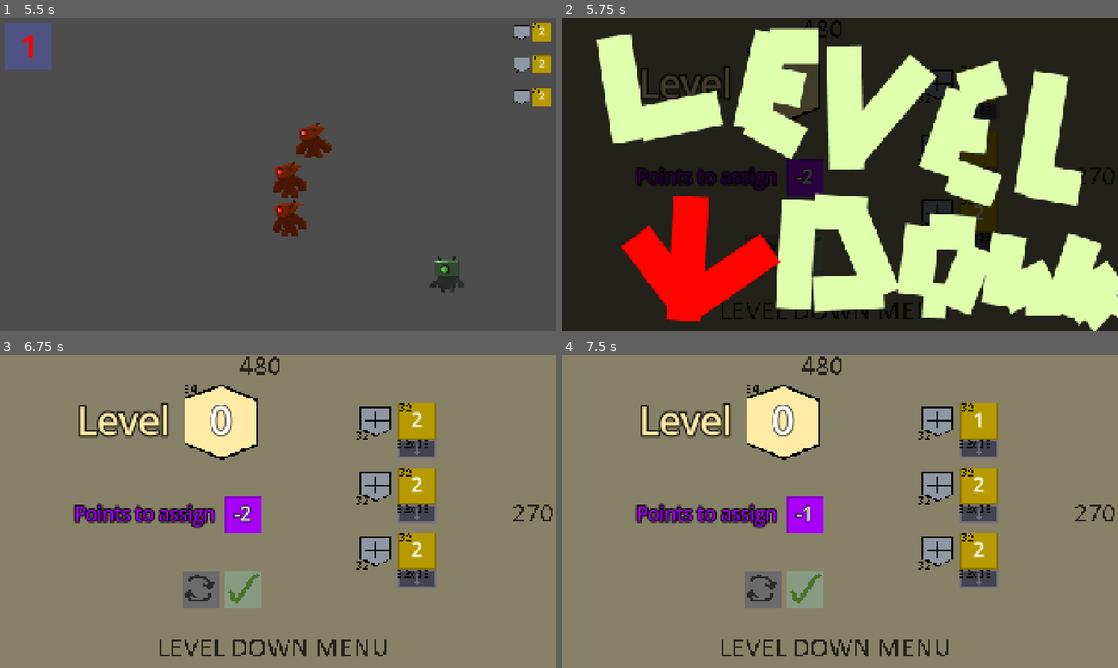
Above: before the commit, frames 1-4 (two rows, left to right).
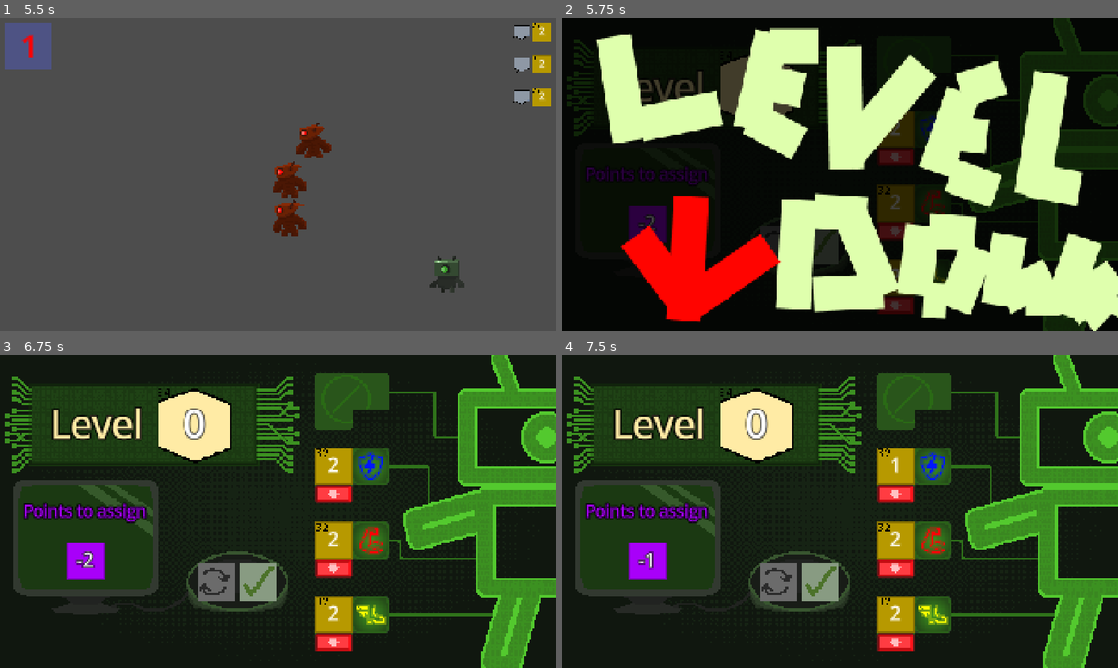
Above: after the commit, the same moments.

Repository: Paul-Sml/GameJam-gmtk2026
Game: Godot game, scene res://game_scene.tscn
Same seed, same stepped clock (60 frames per second), same inputs: the game is played once before the commit and once after it.
Inputs (mouse positions are in pixels of both pictures, inside the frame that each line leads up to; where the layout moved, square brackets give the same spot in the first picture):
- Up to frame 1 (5.5 s): tap Enter at 0.5 s; move the mouse to (400, 158) at 0.52 s; hold Right (right) 0.53-1.28 s; click (400, 158) at 0.6 s; move the mouse to (166, 190) at 1.27 s; hold Down (down) 1.28-2.03 s; click (166, 190) at 1.35 s; move the mouse to (333, 105) at 2.02 s; hold Right (right) 2.03-2.78 s; click (333, 105) at 2.1 s; move the mouse to (250, 237) at 2.77 s; hold Up (up) 2.78-3.53 s; click (250, 237) at 2.85 s; move the mouse to (444, 221) at 3.52 s; hold Left (left) 3.53-5.03 s; click (444, 221) at 3.6 s; move the mouse to (111, 127) at 4.27 s; click (111, 127) at 4.35 s; move the mouse to (305, 174) at 5.02 s; hold Down (down) from 5.03 s (still down); click (305, 174) at 5.1 s
- Up to frame 2 (5.75 s): keep holding Down (down)
- Up to frame 3 (6.75 s): release Down (down) at 5.75 s; click (216, 580) [200, 589] at 5.75 s; click (255, 580) [244, 589] at 6.5 s
- Up to frame 4 (7.5 s): click (895, 492) [979, 448] at 7.25 s

Frame 1 is identical in both runs. In frame 2, 46% of the frame differs, in the area x 0-100%, y 0-100%; in frame 3, 97%; in frame 4, 97%.

Commit message:
sprites integration

Diff:
--- a/Entities/Player/Player.tscn
+++ b/Entities/Player/Player.tscn
@@ -3,6 +3,7 @@
 [ext_resource type="Script" uid="uid://dhk5324fslcmn" path="res://Entities/Player/player.gd" id="1_q3lat"]
 [ext_resource type="Texture2D" uid="uid://cu4exy0acmipj" path="res://Assets/Characters/Bell0w.png" id="2_1des2"]
 [ext_resource type="Script" uid="uid://cen50wtf211c1" path="res://Entities/hurtbox.gd" id="2_vweq0"]
+[ext_resource type="Texture2D" uid="uid://c8d11uwxjow8t" path="res://Assets/Characters/Anvil.png" id="3_an6q6"]
 [ext_resource type="Script" uid="uid://bdptp85u1de4u" path="res://Entities/hitbox.gd" id="4_1des2"]
 
 [sub_resource type="RectangleShape2D" id="RectangleShape2D_h8c8n"]
@@ -19,6 +20,12 @@
 [node name="Sprite2D" type="Sprite2D" parent="." unique_id=1791162566]
 scale = Vector2(4, 4)
 texture = ExtResource("2_1des2")
+
+[node name="Sprite2D2" type="Sprite2D" parent="Sprite2D" unique_id=120113431]
+unique_name_in_owner = true
+visible = false
+position = Vector2(25.5, -4)
+texture = ExtResource("3_an6q6")
 
 [node name="CollisionShape2D" type="CollisionShape2D" parent="." unique_id=377639271]
 shape = SubResource("RectangleShape2D_h8c8n")
--- a/Entities/Player/player.gd
+++ b/Entities/Player/player.gd
@@ -33,6 +33,11 @@
 			velocity *= PlayerStats.resource.speed
 	if velocity.x != 0:
 		sprite.flip_h = velocity.x < 0
+		%Sprite2D2.flip_h = velocity.x < 0
+		if velocity.x < 0:
+			%Sprite2D2.position.x = abs(%Sprite2D2.position.x) * -1
+		else:
+			%Sprite2D2.position.x = abs(%Sprite2D2.position.x)
 	move_and_slide()
 
 func attacking() -> void:
--- a/UI/level_down_menu.tscn
+++ b/UI/level_down_menu.tscn
@@ -1,15 +1,18 @@
 [gd_scene format=3 uid="uid://cqk7qvvfkqgfr"]
 
 [ext_resource type="Script" uid="uid://cjwhw5jj5h5uh" path="res://UI/level_down_menu.gd" id="1_2k3c1"]
-[ext_resource type="Texture2D" uid="uid://b1s7p1r304qwh" path="res://Assets/LevelDownMenu/background.png" id="1_v7bdp"]
 [ext_resource type="Texture2D" uid="uid://cfjukk86i2sek" path="res://Assets/LevelDownMenu/leveldown_screen.png" id="2_2k3c1"]
 [ext_resource type="Texture2D" uid="uid://b0j7i1le4irrj" path="res://Assets/LevelDownMenu/level.png" id="2_dwoxl"]
+[ext_resource type="Texture2D" uid="uid://sf23pc5djbh3" path="res://Assets/LevelDownMenu/DowngradeBlankMenu.png" id="2_rg21y"]
 [ext_resource type="Texture2D" uid="uid://bym645d1o5gup" path="res://Assets/LevelDownMenu/remaining_points.png" id="3_05s83"]
 [ext_resource type="Texture2D" uid="uid://b1yysssaxylsf" path="res://Assets/LevelDownMenu/stat_holder.png" id="6_ehsoa"]
-[ext_resource type="Texture2D" uid="uid://dtchdch4nigm1" path="res://Assets/LevelDownMenu/stat_button.png" id="7_rg21y"]
-[ext_resource type="Texture2D" uid="uid://dltodj6c2ycd1" path="res://Assets/LevelDownMenu/stat_icon_armor.png" id="8_rr061"]
+[ext_resource type="Texture2D" uid="uid://cdn3hop83k8h4" path="res://Assets/LevelDownMenu/ButtonPos.png" id="9_0r26s"]
 [ext_resource type="Texture2D" uid="uid://ck2ljbjve1qbu" path="res://Assets/LevelDownMenu/reset.png" id="9_kms23"]
 [ext_resource type="Texture2D" uid="uid://b1nwl4w618dtq" path="res://Assets/LevelDownMenu/Validate.png" id="10_d0acn"]
+[ext_resource type="Texture2D" uid="uid://biv2iyx4ebhnh" path="res://Assets/LevelDownMenu/ButtonPosPressed.png" id="10_ehsoa"]
+[ext_resource type="Texture2D" uid="uid://db43y5yw30l58" path="res://Assets/LevelDownMenu/Icon2.png" id="10_rr061"]
+[ext_resource type="Texture2D" uid="uid://bjyyj5wn6ft8s" path="res://Assets/LevelDownMenu/Icon1.png" id="11_kms23"]
+[ext_resource type="Texture2D" uid="uid://d4e7qup837qpe" path="res://Assets/LevelDownMenu/Icon3.png" id="12_d0acn"]
 
 [node name="LevelDownMenu" type="Control" unique_id=2091781716]
 layout_mode = 3
@@ -36,7 +39,7 @@
 anchor_bottom = 1.0
 grow_horizontal = 2
 grow_vertical = 2
-texture = ExtResource("1_v7bdp")
+texture = ExtResource("2_rg21y")
 
 [node name="MarginContainer" type="MarginContainer" parent="Menuing" unique_id=1376255613]
 layout_mode = 1
@@ -47,133 +50,125 @@
 grow_vertical = 2
 theme_override_constants/margin_top = 16
 
-[node name="VBoxContainer" type="VBoxContainer" parent="Menuing" unique_id=1852372999]
+[node name="Level" type="HBoxContainer" parent="Menuing" unique_id=1221490192]
+layout_mode = 0
+offset_left = 43.0
+offset_top = 29.0
+offset_right = 200.0
+offset_bottom = 93.0
+size_flags_horizontal = 4
+
+[node name="Level" type="Label" parent="Menuing/Level" unique_id=2053648574]
+layout_mode = 2
+size_flags_horizontal = 4
+theme_override_colors/font_color = Color(1, 0.92156863, 0.64705884, 1)
+theme_override_colors/font_outline_color = Color(0, 0, 0, 1)
+theme_override_constants/outline_size = 8
+theme_override_font_sizes/font_size = 32
+text = "Level "
+horizontal_alignment = 1
+vertical_alignment = 1
+
+[node name="TextureRect3" type="TextureRect" parent="Menuing/Level" unique_id=1706245476]
+layout_mode = 2
+size_flags_horizontal = 4
+size_flags_vertical = 4
+texture = ExtResource("2_dwoxl")
+
+[node name="LevelLabel" type="Label" parent="Menuing/Level/TextureRect3" unique_id=1428058069]
+unique_name_in_owner = true
+layout_mode = 1
+anchors_preset = 15
+anchor_right = 1.0
+anchor_bottom = 1.0
+grow_horizontal = 2
+grow_vertical = 2
+theme_override_colors/font_color = Color(1, 1, 1, 1)
+theme_override_colors/font_outline_color = Color(0, 0, 0, 1)
+theme_override_constants/outline_size = 6
+theme_override_font_sizes/font_size = 32
+text = "1"
+horizontal_alignment = 1
+vertical_alignment = 1
+
+[node name="ptaText" type="Label" parent="Menuing" unique_id=1544767370]
+layout_mode = 0
+offset_left = 20.0
+offset_top = 125.25
+offset_right = 130.0
+offset_bottom = 144.79167
+size_flags_horizontal = 4
+theme_override_colors/font_color = Color(0.65882355, 0, 0.9764706, 1)
+theme_override_colors/font_outline_color = Color(0, 0, 0, 1)
+theme_override_constants/outline_size = 8
+theme_override_font_sizes/font_size = 14
+text = "Points to assign "
+horizontal_alignment = 1
+vertical_alignment = 1
+
+[node name="pta" type="TextureRect" parent="Menuing" unique_id=969870086]
+unique_name_in_owner = true
+layout_mode = 0
+offset_left = 58.0
+offset_top = 161.5
+offset_right = 90.0
+offset_bottom = 193.5
+size_flags_horizontal = 4
+size_flags_vertical = 4
+texture = ExtResource("3_05s83")
+
+[node name="PointsLabel" type="Label" parent="Menuing/pta" unique_id=677518283]
+unique_name_in_owner = true
+layout_mode = 1
+anchors_preset = 15
+anchor_right = 1.0
+anchor_bottom = 1.0
+grow_horizontal = 2
+grow_vertical = 2
+theme_override_colors/font_color = Color(1, 1, 1, 1)
+theme_override_colors/font_outline_color = Color(0, 0, 0, 1)
+theme_override_constants/outline_size = 6
+theme_override_font_sizes/font_size = 16
+text = "-2"
+horizontal_alignment = 1
+vertical_alignment = 1
+
+[node name="ConfirmButtons" type="HBoxContainer" parent="Menuing" unique_id=1877258739]
+layout_mode = 0
+offset_left = 170.75
+offset_top = 179.5
+offset_right = 238.75
+offset_bottom = 211.5
+size_flags_horizontal = 8
+
+[node name="Reset" type="TextureButton" parent="Menuing/ConfirmButtons" unique_id=1106164159]
+layout_mode = 2
+texture_normal = ExtResource("9_kms23")
+
+[node name="Validate" type="TextureButton" parent="Menuing/ConfirmButtons" unique_id=33653587]
+layout_mode = 2
+texture_normal = ExtResource("10_d0acn")
+
+[node name="VBoxContainer2" type="VBoxContainer" parent="Menuing" unique_id=147045194]
 layout_mode = 1
 anchors_preset = 8
 anchor_left = 0.5
 anchor_top = 0.5
 anchor_right = 0.5
 anchor_bottom = 0.5
-offset_left = -176.25
-offset_top = -108.75
-offset_right = -14.25
-offset_bottom = 83.25
-grow_horizontal = 2
-grow_vertical = 2
-theme_override_constants/separation = 32
-
-[node name="Level" type="HBoxContainer" parent="Menuing/VBoxContainer" unique_id=1221490192]
-layout_mode = 2
-size_flags_horizontal = 4
-
-[node name="Level" type="Label" parent="Menuing/VBoxContainer/Level" unique_id=2053648574]
-layout_mode = 2
-size_flags_horizontal = 4
-theme_override_colors/font_color = Color(1, 0.92156863, 0.64705884, 1)
-theme_override_colors/font_outline_color = Color(0, 0, 0, 1)
-theme_override_constants/outline_size = 8
-theme_override_font_sizes/font_size = 32
-text = "Level "
-horizontal_alignment = 1
-vertical_alignment = 1
-
-[node name="TextureRect3" type="TextureRect" parent="Menuing/VBoxContainer/Level" unique_id=1706245476]
-layout_mode = 2
-size_flags_horizontal = 4
-size_flags_vertical = 4
-texture = ExtResource("2_dwoxl")
-
-[node name="LevelLabel" type="Label" parent="Menuing/VBoxContainer/Level/TextureRect3" unique_id=1428058069]
-unique_name_in_owner = true
-layout_mode = 1
-anchors_preset = 15
-anchor_right = 1.0
-anchor_bottom = 1.0
-grow_horizontal = 2
-grow_vertical = 2
-theme_override_colors/font_color = Color(1, 1, 1, 1)
-theme_override_colors/font_outline_color = Color(0, 0, 0, 1)
-theme_override_constants/outline_size = 6
-theme_override_font_sizes/font_size = 32
-text = "1"
-horizontal_alignment = 1
-vertical_alignment = 1
-
-[node name="RemainingPoints" type="HBoxContainer" parent="Menuing/VBoxContainer" unique_id=1433910138]
-layout_mode = 2
-size_flags_horizontal = 4
-size_flags_vertical = 4
-
-[node name="Level" type="Label" parent="Menuing/VBoxContainer/RemainingPoints" unique_id=1544767370]
-layout_mode = 2
-size_flags_horizontal = 4
-theme_override_colors/font_color = Color(0.65882355, 0, 0.9764706, 1)
-theme_override_colors/font_outline_color = Color(0, 0, 0, 1)
-theme_override_constants/outline_size = 8
-theme_override_font_sizes/font_size = 16
-text = "Points to assign "
-horizontal_alignment = 1
-vertical_alignment = 1
-
-[node name="TextureRect3" type="TextureRect" parent="Menuing/VBoxContainer/RemainingPoints" unique_id=969870086]
-unique_name_in_owner = true
-layout_mode = 2
-size_flags_horizontal = 4
-size_flags_vertical = 4
-texture = ExtResource("3_05s83")
-
-[node name="PointsLabel" type="Label" parent="Menuing/VBoxContainer/RemainingPoints/TextureRect3" unique_id=677518283]
-unique_name_in_owner = true
-layout_mode = 1
-anchors_preset = 15
-anchor_right = 1.0
-anchor_bottom = 1.0
-grow_horizontal = 2
-grow_vertical = 2
-theme_override_colors/font_color = Color(1, 1, 1, 1)
-theme_override_colors/font_outline_color = Color(0, 0, 0, 1)
-theme_override_constants/outline_size = 6
-theme_override_font_sizes/font_size = 16
-text = "-2"
-horizontal_alignment = 1
-vertical_alignment = 1
-
-[node name="ConfirmButtons" type="HBoxContainer" parent="Menuing/VBoxContainer" unique_id=1877258739]
-layout_mode = 2
-size_flags_horizontal = 8
-
-[node name="Reset" type="TextureButton" parent="Menuing/VBoxContainer/ConfirmButtons" unique_id=1106164159]
-layout_mode = 2
-texture_normal = ExtResource("9_kms23")
-
-[node name="Validate" type="TextureButton" parent="Menuing/VBoxContainer/ConfirmButtons" unique_id=33653587]
-layout_mode = 2
-texture_normal = ExtResource("10_d0acn")
-
-[node name="VBoxContainer2" type="VBoxContainer" parent="Menuing" unique_id=147045194]
-layout_mode = 1
-anchors_preset = 8
-anchor_left = 0.5
-anchor_top = 0.5
-anchor_right = 0.5
-anchor_bottom = 0.5
-offset_left = 67.5
-offset_top = -93.75
-offset_right = 135.5
-offset_bottom = 90.25
-grow_horizontal = 2
-grow_vertical = 2
-theme_override_constants/separation = 8
+offset_left = 29.75
+offset_top = -55.25
+offset_right = 97.75
+offset_bottom = 158.75
+grow_horizontal = 2
+grow_vertical = 2
+theme_override_constants/separation = 16
 
 [node name="Armor" type="HBoxContainer" parent="Menuing/VBoxContainer2" unique_id=2041470644]
 layout_mode = 2
 size_flags_horizontal = 4
 size_flags_vertical = 4
-
-[node name="StatIcon" type="TextureRect" parent="Menuing/VBoxContainer2/Armor" unique_id=2097984527]
-layout_mode = 2
-texture = ExtResource("8_rr061")
-stretch_mode = 2
+theme_override_constants/separation = 0
 
 [node name="TickableCounter" type="VBoxContainer" parent="Menuing/VBoxContainer2/Armor" unique_id=306182148]
 propagate_maximum_size = false
@@ -207,17 +202,19 @@
 layout_mode = 2
 size_flags_horizontal = 4
 size_flags_vertical = 4
-texture_normal = ExtResource("7_rg21y")
+texture_normal = ExtResource("9_0r26s")
+texture_pressed = ExtResource("10_ehsoa")
+
+[node name="StatIcon" type="TextureRect" parent="Menuing/VBoxContainer2/Armor" unique_id=2097984527]
+layout_mode = 2
+texture = ExtResource("10_rr061")
+stretch_mode = 2
 
 [node name="Strength" type="HBoxContainer" parent="Menuing/VBoxContainer2" unique_id=662770086]
 layout_mode = 2
 size_flags_horizontal = 4
 size_flags_vertical = 4
-
-[node name="StatIcon" type="TextureRect" parent="Menuing/VBoxContainer2/Strength" unique_id=921039677]
-layout_mode = 2
-texture = ExtResource("8_rr061")
-stretch_mode = 2
+theme_override_constants/separation = 0
 
 [node name="TickableCounter" type="VBoxContainer" parent="Menuing/VBoxContainer2/Strength" unique_id=917302852]
 propagate_maximum_size = false
@@ -251,17 +248,19 @@
 layout_mode = 2
 size_flags_horizontal = 4
 size_flags_vertical = 4
-texture_normal = ExtResource("7_rg21y")
+texture_normal = ExtResource("9_0r26s")
+texture_pressed = ExtResource("10_ehsoa")
+
+[node name="StatIcon" type="TextureRect" parent="Menuing/VBoxContainer2/Strength" unique_id=921039677]
+layout_mode = 2
+texture = ExtResource("11_kms23")
+stretch_mode = 2
 
 [node name="Speed" type="HBoxContainer" parent="Menuing/VBoxContainer2" unique_id=880940108]
 layout_mode = 2
 size_flags_horizontal = 4
 size_flags_vertical = 4
-
-[node name="StatIcon" type="TextureRect" parent="Menuing/VBoxContainer2/Speed" unique_id=1774295888]
-layout_mode = 2
-texture = ExtResource("8_rr061")
-stretch_mode = 2
+theme_override_constants/separation = 0
 
 [node name="TickableCounter" type="VBoxContainer" parent="Menuing/VBoxContainer2/Speed" unique_id=1956248517]
 propagate_maximum_size = false
@@ -295,7 +294,13 @@
 layout_mode = 2
 size_flags_horizontal = 4
 size_flags_vertical = 4
-texture_normal = ExtResource("7_rg21y")
+texture_normal = ExtResource("9_0r26s")
+texture_pressed = ExtResource("10_ehsoa")
+
+[node name="StatIcon" type="TextureRect" parent="Menuing/VBoxContainer2/Speed" unique_id=1774295888]
+layout_mode = 2
+texture = ExtResource("12_d0acn")
+stretch_mode = 2
 
 [node name="AllStats" type="MarginContainer" parent="Menuing/VBoxContainer2" unique_id=173921963]
 layout_mode = 2
@@ -313,8 +318,8 @@
 grow_vertical = 2
 texture_normal = ExtResource("2_2k3c1")
 
-[connection signal="pressed" from="Menuing/VBoxContainer/ConfirmButtons/Reset" to="." method="_on_reset_pressed"]
-[connection signal="pressed" from="Menuing/VBoxContainer/ConfirmButtons/Validate" to="." method="_on_validate_pressed"]
+[connection signal="pressed" from="Menuing/ConfirmButtons/Reset" to="." method="_on_reset_pressed"]
+[connection signal="pressed" from="Menuing/ConfirmButtons/Validate" to="." method="_on_validate_pressed"]
 [connection signal="pressed" from="Menuing/VBoxContainer2/Armor/TickableCounter/ArmorButton" to="." method="_on_armor_button_pressed"]
 [connection signal="pressed" from="Menuing/VBoxContainer2/Strength/TickableCounter/StrengthButton" to="." method="_on_strength_button_pressed"]
 [connection signal="pressed" from="Menuing/VBoxContainer2/Speed/TickableCounter/SpeedButton" to="." method="_on_speed_button_pressed"]
Binary file added: Assets/LevelDownMenu/-1PtA.png
Not shown, added: Assets/LevelDownMenu/-1PtA.png.import
Binary file added: Assets/LevelDownMenu/-2PtA.png
Not shown, added: Assets/LevelDownMenu/-2PtA.png.import
Binary file added: Assets/LevelDownMenu/ButtonNeg.png
Not shown, added: Assets/LevelDownMenu/ButtonNeg.png.import
Binary file added: Assets/LevelDownMenu/ButtonNegPressed.png
Not shown, added: Assets/LevelDownMenu/ButtonNegPressed.png.import
Binary file added: Assets/LevelDownMenu/ButtonPos.png
Not shown, added: Assets/LevelDownMenu/ButtonPos.png.import
Binary file added: Assets/LevelDownMenu/ButtonPosPressed.png
Not shown, added: Assets/LevelDownMenu/ButtonPosPressed.png.import
(and 20 more such lines)
